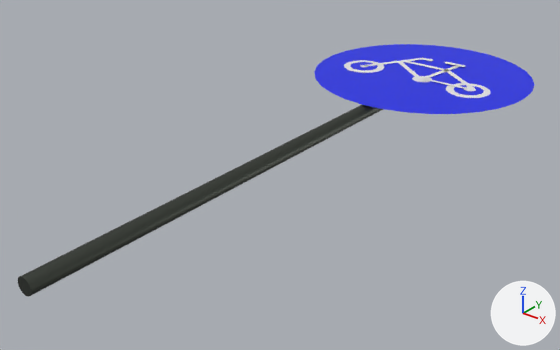
Renders of the Blender file Assets/sciezka_rowerowa.blend from each side of a commit.
Camera for both pictures: a camera (50 mm lens) standing at (3.28, -6.21, 2.31) and looking at (-0.14, -1.93, -0.35). The lights are fixed; the arrows at lower right show +X, +Y and +Z.
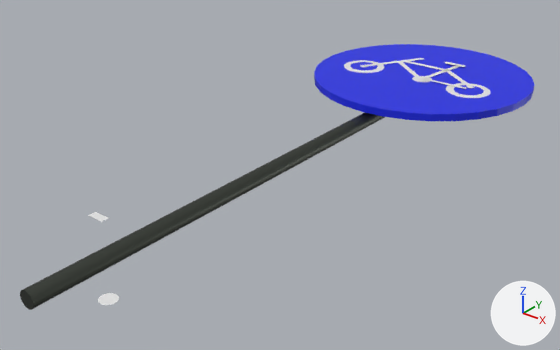
The newer file is also turned or shifted as a whole; pictures and numbers use the older file's frame.

Boxes (x1, y1, x2, y2) around the edits, measured in the pictures (560 x 350 px):
'Circle', reshaped (10% taller): before (314, 44, 534, 114); after (314, 44, 534, 121)
'Cylinder', moved: before (18, 105, 383, 297); after (20, 113, 385, 310)
'Circle.001', moved: before (464, 87, 476, 91); after (98, 293, 119, 305)
'Plane.001', moved, turned, rescaled: before (420, 57, 433, 61); after (88, 212, 108, 222)

The change, as a list of edits to the scene's bpy script:
```text
Change me_circle:
    used by ob_circle; location = (0.003, 0.0, 0.0)
    remove me_circle.from_pydata(...)  # 192 vertices, 6 faces; spans x -1.0..1.0, y -1.0..1.0, z 0.0
    add me_circle.from_pydata(...)  # 384 vertices, 204 faces; spans x -1.0..1.0, y -1.0..1.0, z -0.06..0.0
    me_circle part 1
    6 faces are deleted
    192 new vertices lie (0.0, 0.0, -0.06) away from vertices in x -1.0..1.0, y -1.0..1.0, z 0.0
    102 new faces join them, mat_material_001 (blue #1123e7)
    102 new faces join them, mat_material_002 (white #e7e7e7)
Change ob_circle_001:
    ob_circle_001.location: (0.0, 0.006, 0.07) -> (0.0, -4.078, 0.07)
Change ob_plane_001:
    ob_plane_001.location: (-0.148, 0.154, 0.05) -> (-0.148, -3.93, 0.05)
    ob_plane_001.rotation_euler: (0.0, 0.0, 0.0) -> (0.0, 3.142, 0.0)  # degrees (0, 0, 0) -> degrees (0, 180, 0)
    ob_plane_001.scale: (0.164, -0.0746, 1.24) -> (-0.164, -0.0746, -1.24)
Change ob_cylinder:
    ob_cylinder.location: (0.0, -1.707, -0.07) -> (0.0, -1.707, -0.157)
```
